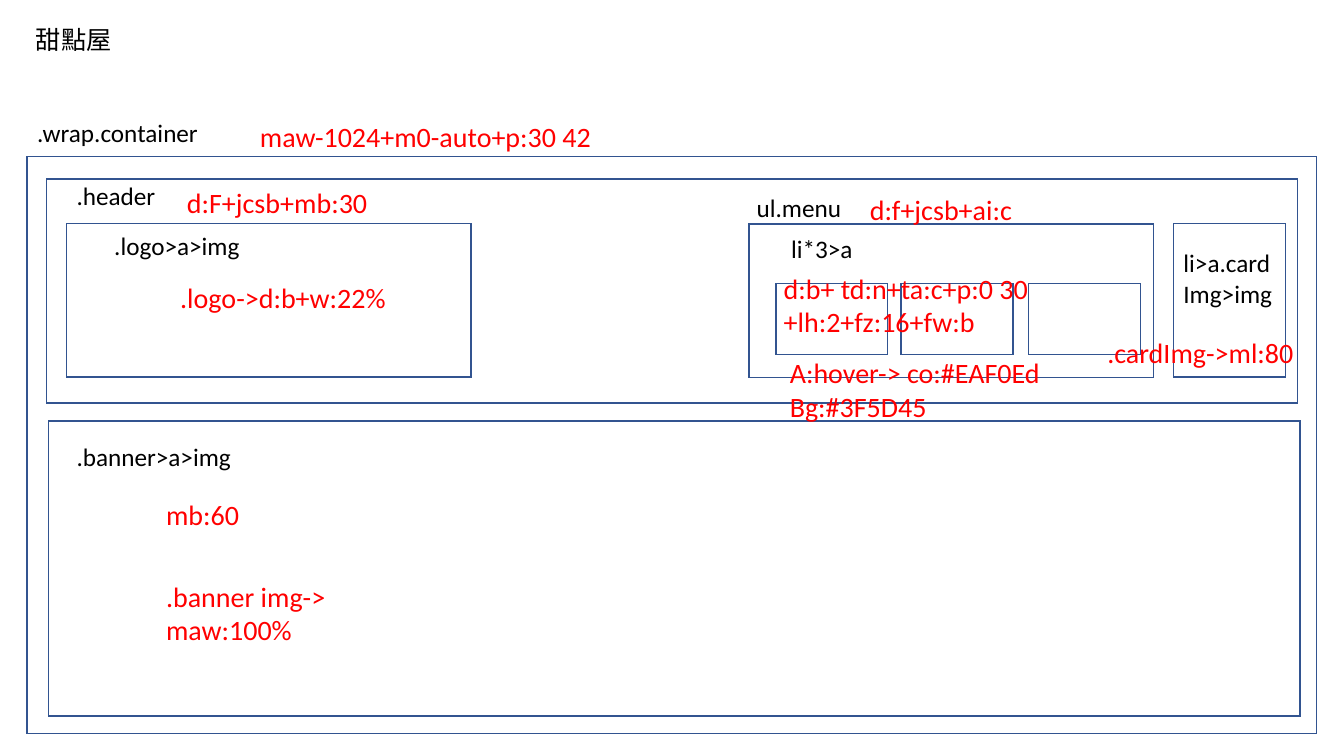
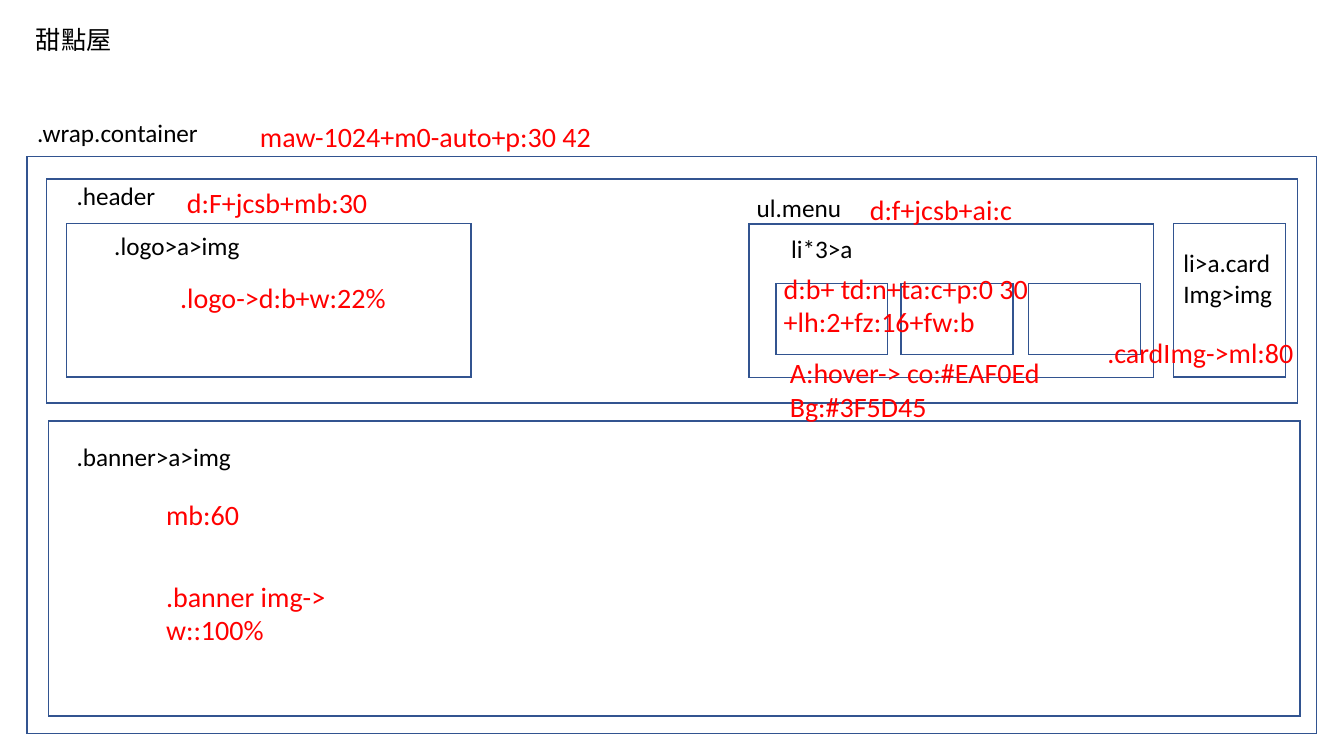
Before and after one commit to GinaTung/2022REV-homework, a slide deck: slide 2 of 公益體驗營/公益程式體驗營(作業架構圖2).pptx. Drawn at 1344x756 pixels with LibreOffice and Linux fonts; fonts in the diff are those of the drawing. Boxes give left, top, right and bottom in pixels: in the first picture for what was removed or moved away, otherwise in the second. Text is boxed around its words. In the diff, an @@ line names an element or a change of style, - is before the commit and + after.

```diff
--- a/公益體驗營/公益程式體驗營(作業架構圖2).pptx
+++ b/公益體驗營/公益程式體驗營(作業架構圖2).pptx
@@ text at (166,587,326,641): text changed @@
-.banner img-> maw:100%
+.banner img-> w::100%
```
Also in this commit, not shown: 2 other slides changed, 2 other files.
